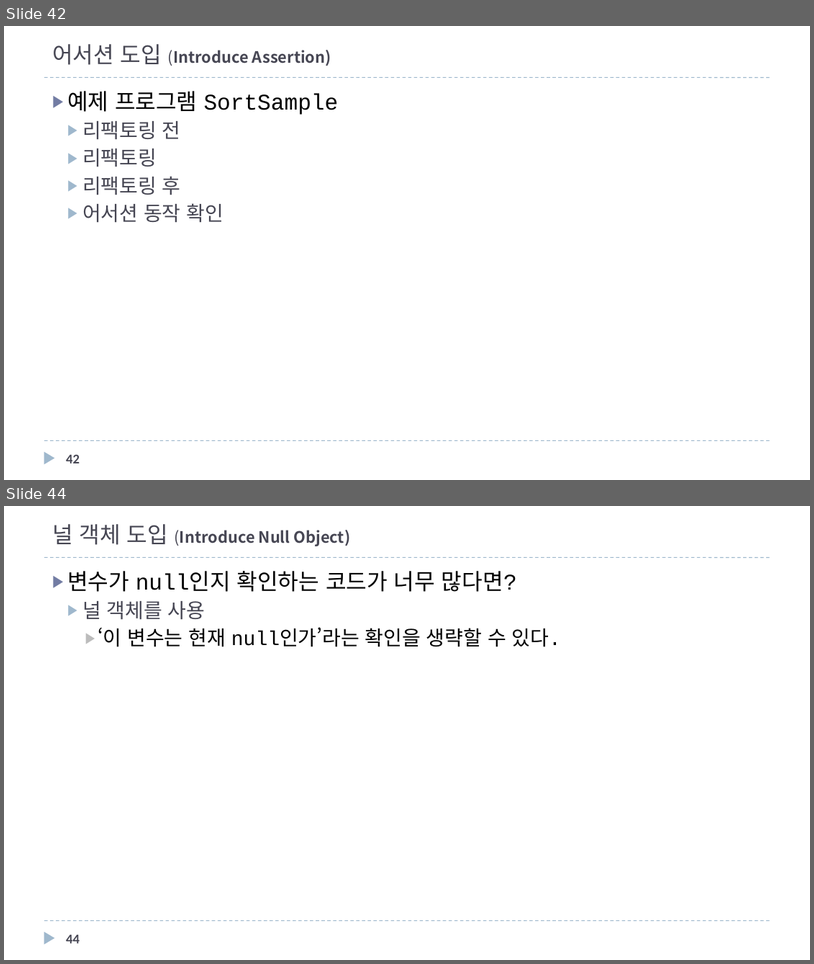
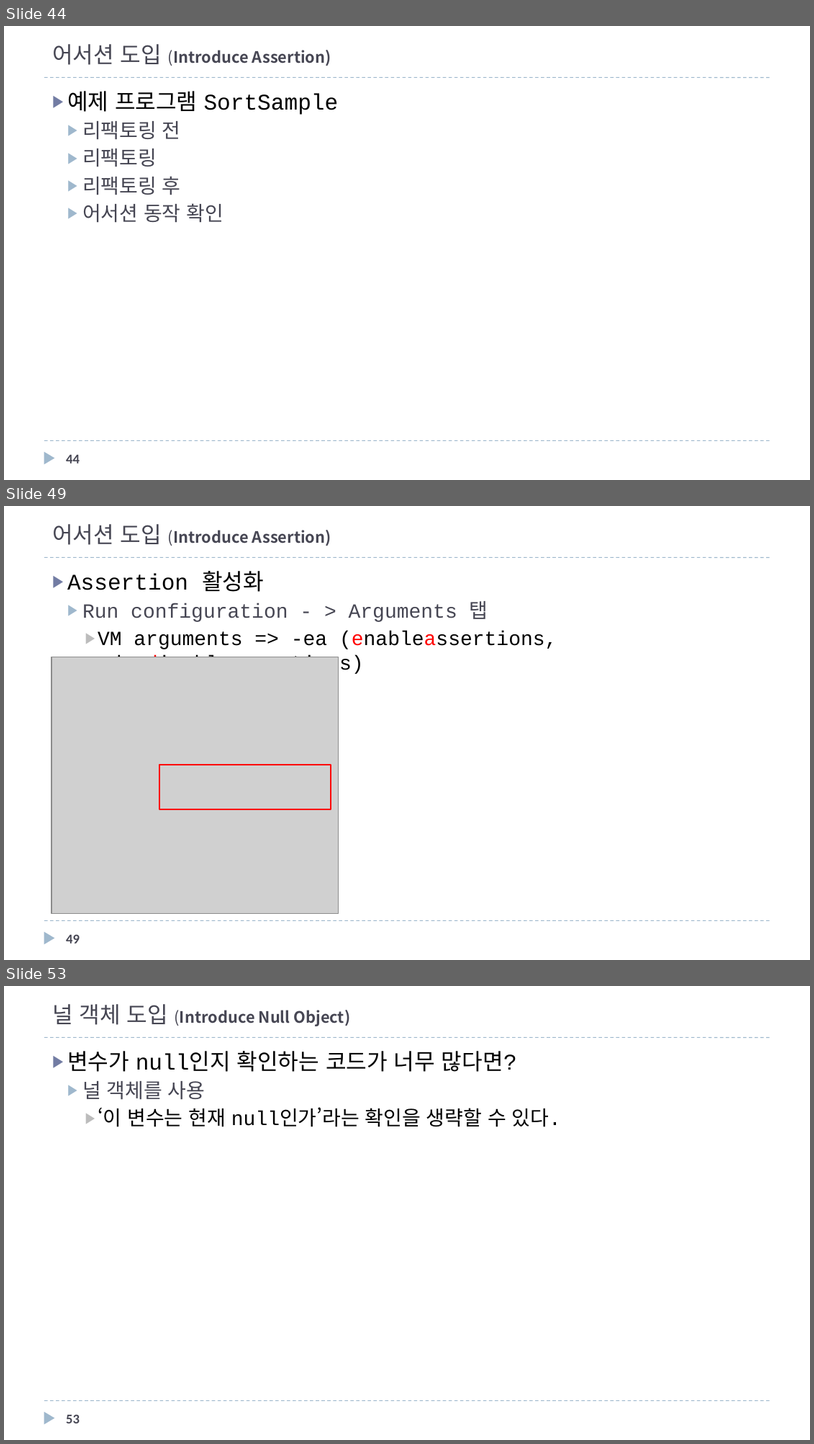
Before and after one commit to mkgungor/refactoring_java, a slide deck: ppt/자바로 배우는 리팩토링 입문.pptx. Shown one above the other, each under a label of ours: slides 42 and 44 before the commit, slides 44, 49 and 53 after it; the slides between them are not shown. The pictures are 814x964 and 814x1444 pixels, drawn with LibreOffice and Linux fonts; fonts in the diff are those of the drawing; grey boxes stand for pictures. Boxes give left, top, right and bottom in pixels: in the first picture for what was removed or moved away, otherwise in the second. Text is boxed around its words. In the diff, an @@ line names an element or a change of style, - is before the commit and + after.

```diff
--- a/ppt/자바로 배우는 리팩토링 입문.pptx
+++ b/ppt/자바로 배우는 리팩토링 입문.pptx
@@ slide 49 added at box(4, 506, 810, 960), background #FFFFFF; not listed: 3 template elements that a slide beside it also shows @@
@@ title added at box(52, 524, 332, 546), 14 pt, text #464653, bold @@
+어서션 도입 (Introduce Assertion)
@@ text added at box(67, 571, 557, 675), 18 pt, text #000000 @@
+▶ Assertion 활성화
+  ▶ Run configuration - > Arguments 탭
+    ▶ VM arguments => -ea (enableassertions, -da:disableassertions)
@@ picture added at box(52, 656, 338, 914) @@
@@ rectangle added at box(160, 765, 332, 809), outline #FF0000 1.5 pt @@
@@ page number added at box(66, 934, 80, 943), 12 pt, text #464653, bold @@
+49
@@ what was slide 42 is now slide 44 @@
@@ page number at box(66, 454, 80, 463): text changed @@
-42
+44
@@ what was slide 44 is now slide 53 @@
@@ page number at box(66, 1414, 80, 1423): text changed @@
-44
+53
```
Also in this commit, not shown: 7 slides changed, 9 other slides added, 1 slide removed, 5 other files.
